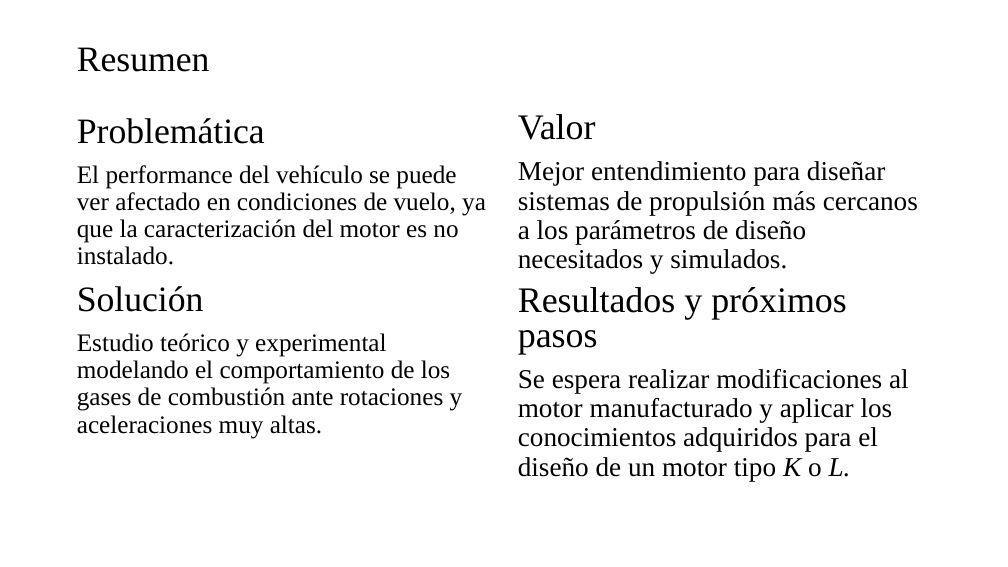
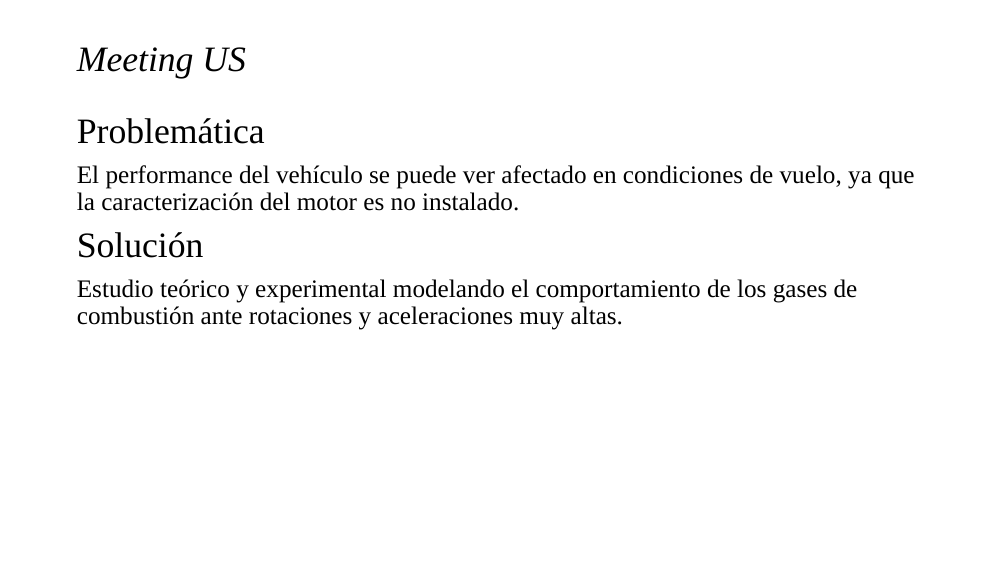
Before and after one commit to Archimedean2345/The-thermal-repository, a slide deck: slide 3 of Programa Flammam - R&D Propulsion Seminary.pptx. Drawn at 1008x567 pixels with LibreOffice and Linux fonts; fonts in the diff are those of the drawing. Boxes give left, top, right and bottom in pixels: in the first picture for what was removed or moved away, otherwise in the second. Text is boxed around its words. In the diff, an @@ line names an element or a change of style, - is before the commit and + after.

```diff
--- a/Programa Flammam - R&D Propulsion Seminary.pptx
+++ b/Programa Flammam - R&D Propulsion Seminary.pptx
@@ title at [77,47,246,78]: text changed; italic on @@
-Resumen
+Meeting US
@@ text "Problemática" rewrapped from [77,118,486,439] to [77,118,914,330] @@
@@ text removed at [518,114,918,481] @@
-Valor
-Mejor entendimiento para diseñar sistemas de propulsión más cercanos a los parámetros de diseño necesitados y simulados.
-Resultados y próximos pasos
-Se espera realizar modificaciones al motor manufacturado y aplicar los conocimientos adquiridos para el diseño de un motor tipo K o L.
```
Also in this commit, not shown: 1 other slide changed.
